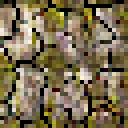
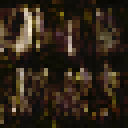
Two versions of the same layered image (128px x 128px). Layer-by-layer changes:
added layer "Pasted Layer #4" (overlay, 25%) above "Pasted Layer #3" over box(0, 0, 128, 128)
added layer "Pasted Layer #3" (color burn, 80%) above "Pasted Layer #2" over box(0, 0, 128, 128)
hid "Pasted Layer #2" over box(0, 0, 128, 128)
